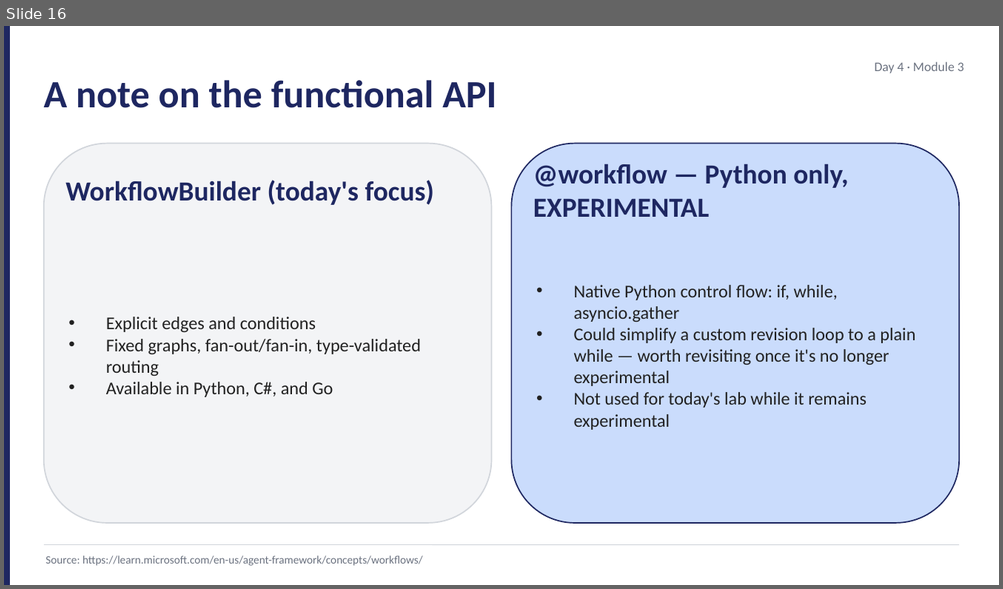
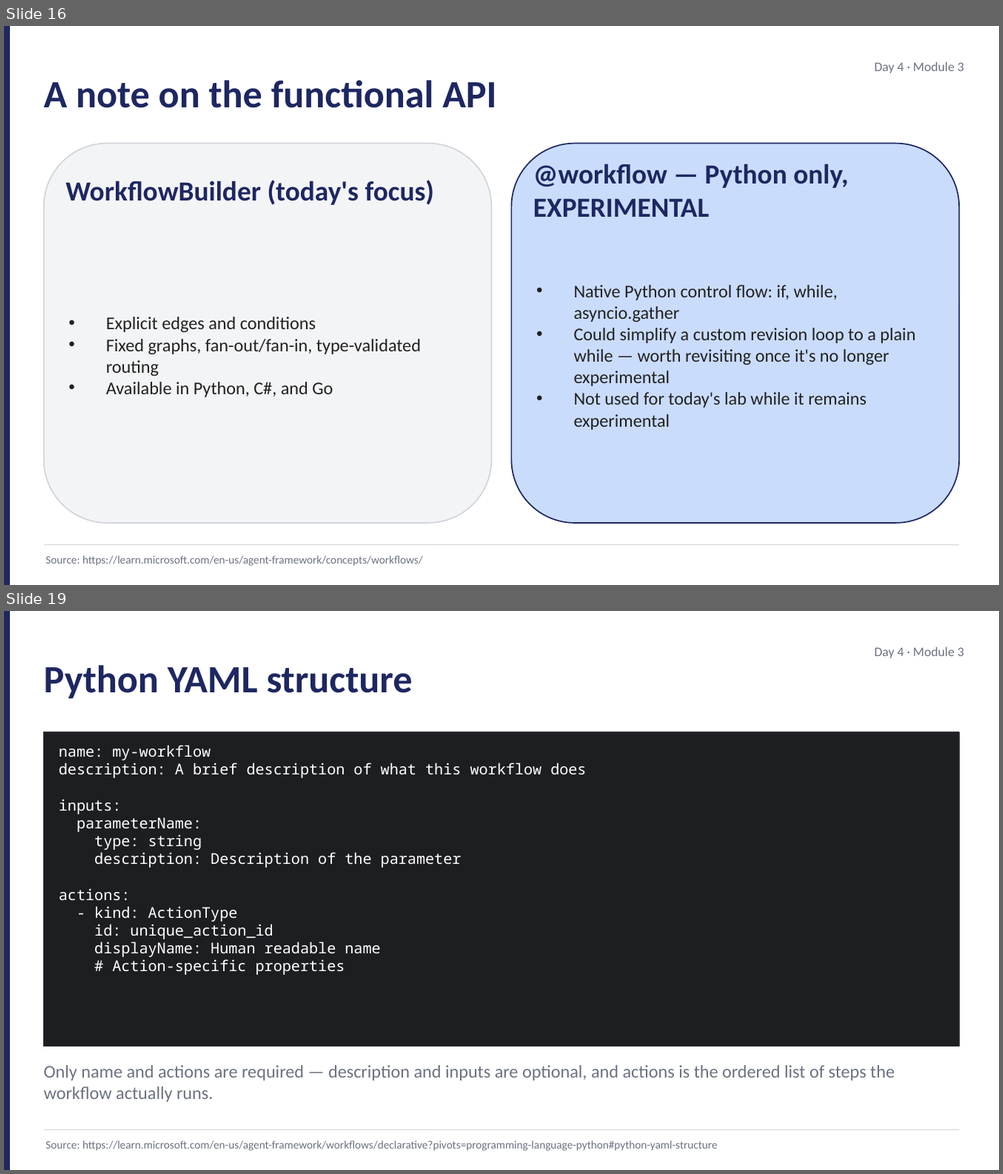
Before and after one commit to JimPiquant/Building-AI-Apps-and-Agents, a slide deck: decks/day4/module-3-workflow-fundamentals.pptx. Shown one above the other, each under a label of ours: slide 16 before the commit, slides 16 and 19 after it; the slides between them are not shown. The pictures are 1003x589 and 1003x1174 pixels, drawn with LibreOffice and Linux fonts; fonts in the diff are those of the drawing. Boxes give left, top, right and bottom in pixels: in the first picture for what was removed or moved away, otherwise in the second. Text is boxed around its words. In the diff, an @@ line names an element or a change of style, - is before the commit and + after.

```diff
--- a/decks/day4/module-3-workflow-fundamentals.pptx
+++ b/decks/day4/module-3-workflow-fundamentals.pptx
@@ slide 19 added at (4, 611, 999, 1170), background #FFFFFF @@
@@ rectangle added at (4, 611, 10, 1170), fill #1E2761 @@
@@ text added at (874, 647, 964, 658), 9.5 pt, text #6B7280 @@
+Day 4 · Module 3
@@ text added at (44, 665, 412, 699), 28 pt, text #1E2761, bold @@
+Python YAML structure
@@ rectangle added at (44, 732, 959, 1047), fill #1D1E22, outline #2A2B2E 0.75 pt @@
@@ text added at (59, 745, 586, 975), 10.8 pt, text #FFFFFF @@
+name: my-workflow
+description: A brief description of what this workflow does
+inputs:
+parameterName:
+type: string
+description: Description of the parameter
+actions:
+- kind: ActionType
+id: unique_action_id
+displayName: Human readable name
+# Action-specific properties
@@ text added at (44, 1065, 894, 1102), 13 pt, text #6B7280 @@
+Only name and actions are required — description and inputs are optional, and actions is the ordered list of steps the workflow actually runs.
@@ line added from (44, 1130) to (959, 1130), #D1D5DB 0.5 pt @@
@@ text added at (45, 1141, 717, 1151), 8.2 pt, text #6B7280 @@
+Source: https://learn.microsoft.com/en-us/agent-framework/workflows/declarative?pivots=programming-language-python#python-yaml-structure
```
Also in this commit, not shown: 2 slides changed, 2 other slides added, 1 slide removed, 8 other files.
